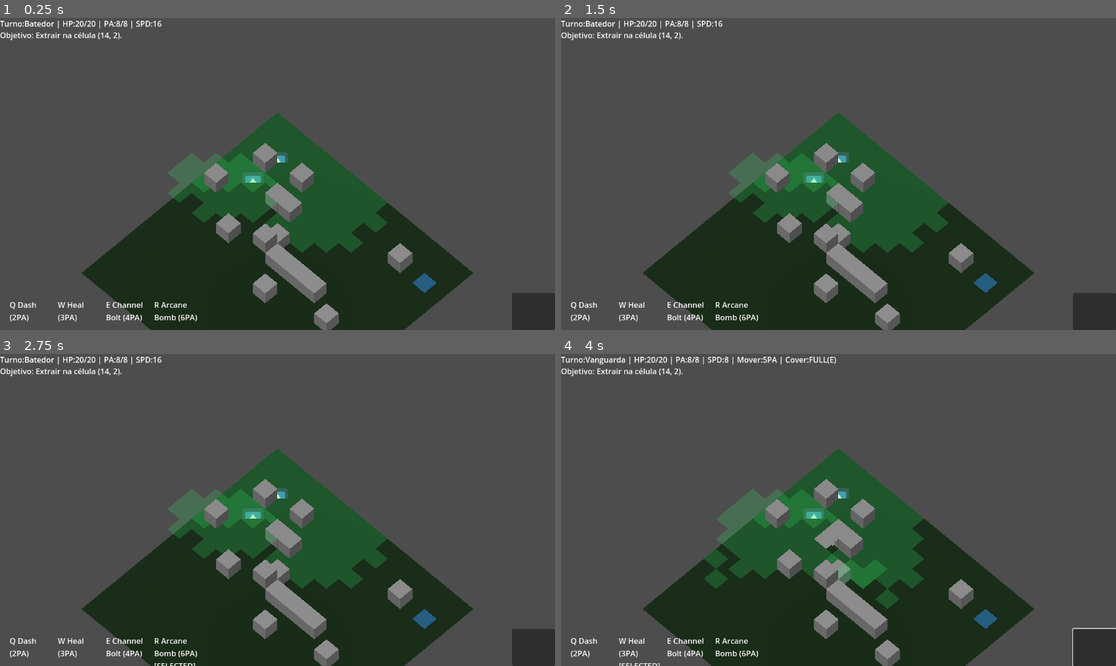
Above: before the commit, frames 1-4 (two rows, left to right).
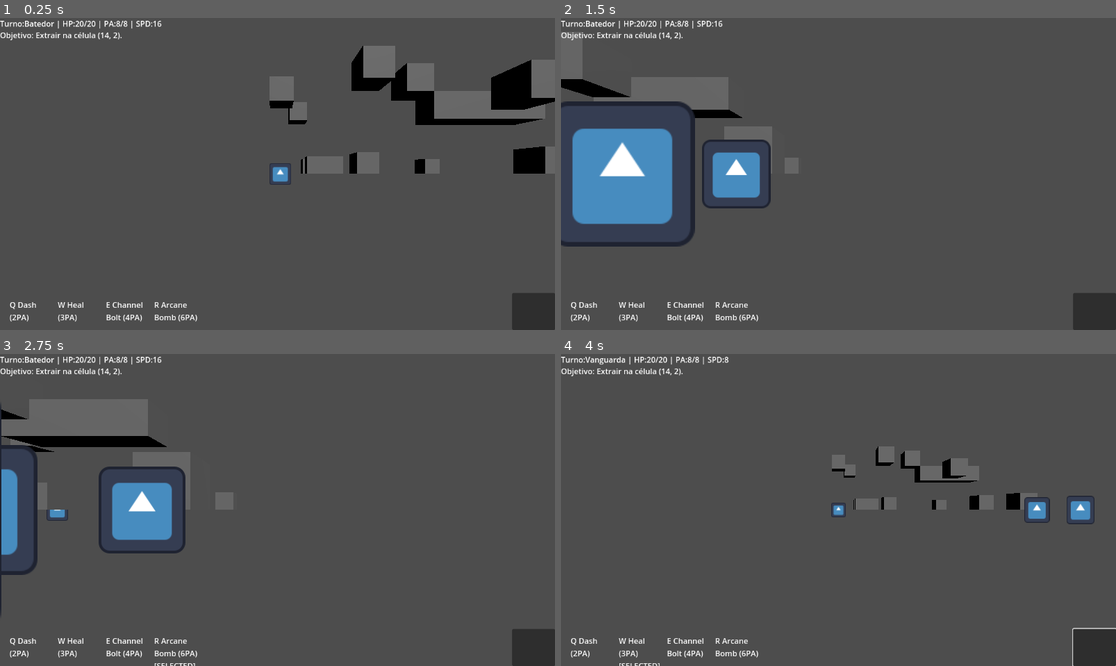
Above: after the commit, the same moments.

Repository: andrecc2507/JOGO
Game: Godot game, scene res://scene/main.tscn
Same seed, same stepped clock (60 frames per second), same inputs: the game is played once before the commit and once after it. The engine's default icon, where the game draws it, is replaced by a stand-in: a white triangle on a blue panel in a dark square.
Inputs (mouse positions are in pixels of both pictures, inside the frame that each line leads up to):
- Up to frame 1 (0.25 s): no input
- Up to frame 2 (1.5 s): tap Enter at 0.5 s; move the mouse to (960, 158) at 0.52 s; hold D 0.53-1.28 s; hold Shift 0.53-1.28 s; click (960, 158) at 0.67 s; tap Alt at 0.8, 1.35 s; move the mouse to (727, 189) at 1.27 s; hold S from 1.28 s (still down); click (727, 189) at 1.42 s
- Up to frame 3 (2.75 s): tap R at 1.55, 2.1 s; move the mouse to (333, 441) at 2.02 s; release S at 2.03 s; hold D from 2.03 s (still down); hold Shift from 2.03 s (still down); click (333, 441) at 2.17 s
- Up to frame 4 (4 s): release D at 2.75 s; release Shift at 2.75 s; click (1093, 647) at 2.75 s; move the mouse to (810, 572) at 3.52 s; hold W from 3.53 s (still down); tap Shift at 3.6 s; click (810, 572) at 3.67 s; tap Alt at 3.8 s

The runs differ from the first frame. In frame 1, 35% of the frame differs, in the area x 14-100%, y 8-100%; in frame 2, 37%, in the area x 0-86%, y 18-100%; in frame 3, 33%; in frame 4, 31%.

Commit message:
Implement RTS camera rig and markers

Diff:
--- a/scene/main.tscn
+++ b/scene/main.tscn
@@ -3,6 +3,7 @@
 [ext_resource type="Script" uid="uid://bwxsvu3nb6wwd" path="res://scripts/tactical/tactical_controller.gd" id="1_wp4xf"]
 [ext_resource type="PackedScene" uid="uid://ddrikkl464ars" path="res://scene/unit.tscn" id="2_brvut"]
 [ext_resource type="Script" uid="uid://ckgrmo052vkl6" path="res://scripts/core/TimelineManager.gd" id="3_0ha60"]
+[ext_resource type="Script" uid="uid://d2xj4h1kqj7gk" path="res://scripts/camera/camera_rig.gd" id="4_camera"]
 
 [sub_resource type="BoxShape3D" id="BoxShape3D_4j5ol"]
 size = Vector3(16, 0.2, 16)
@@ -16,20 +17,13 @@
 [node name="main" type="Node3D"]
 
 [node name="CameraRig" type="Node3D" parent="."]
-script = ExtResource("3_0ha60")
+script = ExtResource("4_camera")
 
-[node name="Yaw" type="Node3D" parent="CameraRig"]
+[node name="Pivot" type="Node3D" parent="CameraRig"]
 
-[node name="Pitch" type="Node3D" parent="CameraRig/Yaw"]
-
-[node name="SpringArm3D" type="Node3D" parent="CameraRig/Yaw/Pitch"]
-
-[node name="Camera3D" type="Camera3D" parent="CameraRig/Yaw/Pitch/SpringArm3D" groups=["main_camera"]]
-transform = Transform3D(0.7071068, -0.579228, 0.4055798, 0, 0.57357645, 0.81915206, -0.7071068, -0.579228, 0.4055798, 10, 14, 10)
-projection = 1
+[node name="Camera3D" type="Camera3D" parent="CameraRig/Pivot" groups=["main_camera"]]
+position = Vector3(0, 0, 14)
 current = true
-size = 18.0
-script = ExtResource("3_0ha60")
 
 [node name="DirectionalLight3D" type="DirectionalLight3D" parent="."]
 transform = Transform3D(0.8660254, -0.43301272, 0.24999999, 0, 0.49999997, 0.86602545, -0.5, -0.75, 0.43301266, 0, 0, 0)
--- a/scripts/camera/camera_rig.gd
+++ b/scripts/camera/camera_rig.gd
@@ -1,100 +1,150 @@
 extends Node3D
 class_name CameraRig
 
-@export var edge_margin_px: int = 18         # área sensível nas bordas
-@export var edge_pan_speed: float = 12.0     # velocidade do pan
-@export var rotate_sens: float = 0.010       # sens do giro ao arrastar
-@export var zoom_step: float = 1.2
-
+@export var pan_speed: float = 10.0
+@export var fast_pan_multiplier: float = 2.0
+@export var rotate_sensitivity: float = 0.01
+@export var zoom_step: float = 2.0
 @export var min_zoom: float = 6.0
 @export var max_zoom: float = 26.0
-@export var pitch_deg: float = -55.0         # ângulo tático
+@export var min_pitch_deg: float = -80.0
+@export var max_pitch_deg: float = -25.0
+@export var position_lerp: float = 10.0
+@export var rotation_lerp: float = 12.0
+@export var zoom_lerp: float = 10.0
+@export var edge_pan_margin_px: int = 0
+@export var edge_pan_speed: float = 12.0
 
 var _bounds_w: int = 16
 var _bounds_h: int = 16
 var _tile: float = 1.0
 
-@onready var cam: Camera3D = $Camera3D
-
-var _zoom: float = 14.0
-var _rotating := false
-
+var _target_pos: Vector3
+var _current_pos: Vector3
+var _target_yaw: float = 0.0
+var _current_yaw: float = 0.0
+var _target_pitch: float = deg_to_rad(-55.0)
+var _current_pitch: float = deg_to_rad(-55.0)
+var _target_zoom: float = 14.0
+var _current_zoom: float = 14.0
+
+var _rotating: bool = false
+var _panning: bool = false
+var _last_pan_point: Vector3
+
+var _pivot: Node3D
+var _cam: Camera3D
 
 func _ready() -> void:
-	_apply_camera()
-
-
-func set_bounds(w: int, h: int, tile_size: float) -> void:
+	_pivot = get_node_or_null("Pivot") as Node3D
+	_cam = get_node_or_null("Pivot/Camera3D") as Camera3D
+
+	if _pivot == null:
+		_pivot = Node3D.new()
+		_pivot.name = "Pivot"
+		add_child(_pivot)
+
+	if _cam == null:
+		_cam = get_node_or_null("Camera3D") as Camera3D
+		if _cam == null:
+			_cam = find_child("Camera3D", true, false) as Camera3D
+
+	if _cam != null and _cam.get_parent() != _pivot:
+		var old_global = _cam.global_transform
+		_cam.get_parent().remove_child(_cam)
+		_pivot.add_child(_cam)
+		_cam.global_transform = old_global
+
+	_target_pos = global_position
+	_current_pos = global_position
+	_current_yaw = rotation.y
+	_target_yaw = rotation.y
+	_current_pitch = _pivot.rotation.x
+	_target_pitch = _pivot.rotation.x
+
+	if _cam != null:
+		_current_zoom = _cam.position.z
+		_target_zoom = _current_zoom
+
+	_apply_transform(true)
+
+func set_bounds(w: int, h: int, cell_size: float) -> void:
 	_bounds_w = w
 	_bounds_h = h
-	_tile = tile_size
-	_clamp_to_bounds()
-
-
-func center_on_world(p: Vector3) -> void:
-	global_position.x = p.x
-	global_position.z = p.z
-	_clamp_to_bounds()
-
+	_tile = cell_size
+	_target_pos = _clamp_to_bounds(_target_pos)
+	_current_pos = _clamp_to_bounds(_current_pos)
+
+func center_on_world(pos: Vector3) -> void:
+	_target_pos.x = pos.x
+	_target_pos.z = pos.z
+	_target_pos = _clamp_to_bounds(_target_pos)
 
 func _unhandled_input(event: InputEvent) -> void:
-	if cam == null:
-		return
-
-	# Zoom: scroll
-	if event is InputEventMouseButton and event.pressed:
-		if event.button_index == MOUSE_BUTTON_WHEEL_UP:
-			_zoom = clamp(_zoom - zoom_step, min_zoom, max_zoom)
-			_apply_camera()
-		elif event.button_index == MOUSE_BUTTON_WHEEL_DOWN:
-			_zoom = clamp(_zoom + zoom_step, min_zoom, max_zoom)
-			_apply_camera()
-
-		# Segurar MMB para girar
-		if event.button_index == MOUSE_BUTTON_MIDDLE:
-			_rotating = true
-
-	# Soltar MMB para parar giro
-	if event is InputEventMouseButton and not event.pressed:
-		if event.button_index == MOUSE_BUTTON_MIDDLE:
-			_rotating = false
-
-	# Giro: arrastar com MMB segurado
+	if _cam == null:
+		return
+
+	if event is InputEventMouseButton:
+		if event.pressed:
+			if event.button_index == MOUSE_BUTTON_WHEEL_UP:
+				_target_zoom = clamp(_target_zoom - zoom_step, min_zoom, max_zoom)
+			elif event.button_index == MOUSE_BUTTON_WHEEL_DOWN:
+				_target_zoom = clamp(_target_zoom + zoom_step, min_zoom, max_zoom)
+			elif event.button_index == MOUSE_BUTTON_RIGHT:
+				_rotating = true
+			elif event.button_index == MOUSE_BUTTON_MIDDLE:
+				_panning = true
+				_last_pan_point = _get_ground_point(get_viewport().get_mouse_position())
+		else:
+			if event.button_index == MOUSE_BUTTON_RIGHT:
+				_rotating = false
+			elif event.button_index == MOUSE_BUTTON_MIDDLE:
+				_panning = false
+
 	if event is InputEventMouseMotion:
 		if _rotating:
-			rotation.y -= event.relative.x * rotate_sens
-			_apply_camera()
-
+			_target_yaw -= event.relative.x * rotate_sensitivity
+			_target_pitch = clamp(_target_pitch - event.relative.y * rotate_sensitivity, deg_to_rad(min_pitch_deg), deg_to_rad(max_pitch_deg))
+		if _panning:
+			var current_point = _get_ground_point(event.position)
+			if current_point != null and _last_pan_point != null:
+				var delta = _last_pan_point - current_point
+				_target_pos += Vector3(delta.x, 0.0, delta.z)
+				_target_pos = _clamp_to_bounds(_target_pos)
+				_last_pan_point = current_point
 
 func _process(delta: float) -> void:
-	_edge_pan(delta)
-
-
-func _edge_pan(delta: float) -> void:
-	var vp := get_viewport()
-	var size := vp.get_visible_rect().size
-	var mp := vp.get_mouse_position()
-
+	if _cam == null:
+		return
+
+	_handle_keyboard_pan(delta)
+	_handle_edge_pan(delta)
+
+	_current_pos = _current_pos.lerp(_target_pos, 1.0 - exp(-position_lerp * delta))
+	_current_yaw = lerp_angle(_current_yaw, _target_yaw, 1.0 - exp(-rotation_lerp * delta))
+	_current_pitch = lerp_angle(_current_pitch, _target_pitch, 1.0 - exp(-rotation_lerp * delta))
+	_current_zoom = lerp(_current_zoom, _target_zoom, 1.0 - exp(-zoom_lerp * delta))
+
+	_apply_transform(false)
+
+func _handle_keyboard_pan(delta: float) -> void:
 	var dx := 0.0
 	var dz := 0.0
 
-	if mp.x <= edge_margin_px:
+	if Input.is_key_pressed(KEY_W) or Input.is_key_pressed(KEY_UP):
+		dz -= 1.0
+	if Input.is_key_pressed(KEY_S) or Input.is_key_pressed(KEY_DOWN):
+		dz += 1.0
+	if Input.is_key_pressed(KEY_A) or Input.is_key_pressed(KEY_LEFT):
 		dx -= 1.0
-	elif mp.x >= size.x - edge_margin_px:
+	if Input.is_key_pressed(KEY_D) or Input.is_key_pressed(KEY_RIGHT):
 		dx += 1.0
 
-	if mp.y <= edge_margin_px:
-		dz -= 1.0
-	elif mp.y >= size.y - edge_margin_px:
-		dz += 1.0
-
 	if dx == 0.0 and dz == 0.0:
 		return
 
-	# movimento relativo ao yaw do rig
 	var right := global_transform.basis.x
 	var forward := -global_transform.basis.z
-
 	right.y = 0.0
 	forward.y = 0.0
 	right = right.normalized()
@@ -102,31 +152,75 @@
 
 	var move := (right * dx + forward * dz)
 	if move.length() > 0.0:
-		move = move.normalized() * edge_pan_speed * delta
-
-	global_position += Vector3(move.x, 0.0, move.z)
-	_clamp_to_bounds()
-
-
-func _apply_camera() -> void:
-	cam.position = Vector3(0.0, _zoom, _zoom)
-	cam.rotation_degrees.x = pitch_deg
-	cam.look_at(global_position, Vector3.UP)
-
-
-func _clamp_to_bounds() -> void:
+		move = move.normalized()
+	var speed = pan_speed * (fast_pan_multiplier if Input.is_key_pressed(KEY_SHIFT) else 1.0)
+	_target_pos += Vector3(move.x, 0.0, move.z) * speed * delta
+	_target_pos = _clamp_to_bounds(_target_pos)
+
+func _handle_edge_pan(delta: float) -> void:
+	if edge_pan_margin_px <= 0:
+		return
+	var vp := get_viewport()
+	var size := vp.get_visible_rect().size
+	var mp := vp.get_mouse_position()
+
+	var dx := 0.0
+	var dz := 0.0
+
+	if mp.x <= edge_pan_margin_px:
+		dx -= 1.0
+	elif mp.x >= size.x - edge_pan_margin_px:
+		dx += 1.0
+
+	if mp.y <= edge_pan_margin_px:
+		dz -= 1.0
+	elif mp.y >= size.y - edge_pan_margin_px:
+		dz += 1.0
+
+	if dx == 0.0 and dz == 0.0:
+		return
+
+	var right := global_transform.basis.x
+	var forward := -global_transform.basis.z
+	right.y = 0.0
+	forward.y = 0.0
+	right = right.normalized()
+	forward = forward.normalized()
+
+	var move := (right * dx + forward * dz)
+	if move.length() > 0.0:
+		move = move.normalized()
+	_target_pos += Vector3(move.x, 0.0, move.z) * edge_pan_speed * delta
+	_target_pos = _clamp_to_bounds(_target_pos)
+
+func _apply_transform(immediate: bool) -> void:
+	if immediate:
+		global_position = _target_pos
+		rotation.y = _target_yaw
+		_pivot.rotation.x = _target_pitch
+		if _cam != null:
+			_cam.position = Vector3(0.0, 0.0, _target_zoom)
+	else:
+		global_position = _current_pos
+		rotation.y = _current_yaw
+		_pivot.rotation.x = _current_pitch
+		if _cam != null:
+			_cam.position = Vector3(0.0, 0.0, _current_zoom)
+
+func _clamp_to_bounds(pos: Vector3) -> Vector3:
 	var minx = 0.5 * _tile
 	var minz = 0.5 * _tile
 	var maxx = float(_bounds_w) * _tile - 0.5 * _tile
 	var maxz = float(_bounds_h) * _tile - 0.5 * _tile
-	global_position.x = clamp(global_position.x, minx, maxx)
-	global_position.z = clamp(global_position.z, minz, maxz)
-
-# iniciar rotação também com ALT + LMB
-if event is InputEventMouseButton and event.pressed:
-	if event.button_index == MOUSE_BUTTON_LEFT and Input.is_key_pressed(KEY_ALT):
-		_rotating = true
-
-if event is InputEventMouseButton and not event.pressed:
-	if event.button_index == MOUSE_BUTTON_LEFT:
-		_rotating = false
+	pos.x = clamp(pos.x, minx, maxx)
+	pos.z = clamp(pos.z, minz, maxz)
+	return pos
+
+func _get_ground_point(screen_pos: Vector2) -> Variant:
+	if _cam == null:
+		return null
+	var plane = Plane(Vector3.UP, 0.0)
+	var from = _cam.project_ray_origin(screen_pos)
+	var dir = _cam.project_ray_normal(screen_pos)
+	var hit = plane.intersects_ray(from, dir)
+	return hit
--- a/scripts/tactical/tactical_controller.gd
+++ b/scripts/tactical/tactical_controller.gd
@@ -24,6 +24,7 @@
 @onready var result_panel: Control = get_node_or_null("../UI/ResultPanel")
 @onready var result_label: Label = get_node_or_null("../UI/ResultPanel/ResultLabel")
 @onready var next_mission_btn: Button = get_node_or_null("../UI/ResultPanel/NextMissionButton")
+@onready var _cam: Camera3D = get_node_or_null("../CameraRig/Camera3D") as Camera3D
 
 var grid: GridData
 var player_units: Array[Unit] = []
@@ -52,6 +53,10 @@
 var hover_tile: MeshInstance3D
 var cover_indicator: MeshInstance3D
 var extract_marker: MeshInstance3D
+var active_ring: MeshInstance3D
+var target_ring: MeshInstance3D
+var _active_ring_mat: StandardMaterial3D
+var _target_ring_mat: StandardMaterial3D
 
 # Obstacles visuals
 var obstacle_mesh := {} # Dictionary {Vector2i: MeshInstance3D}
@@ -91,6 +96,8 @@
 	_ensure_los_visuals()
 	_ensure_hotbar_ui()
 	_ensure_objective_marker()
+	if _cam == null:
+		_cam = get_node_or_null("../CameraRig/Pivot/Camera3D") as Camera3D
 
 	# camera bounds
 	var camrig = get_node_or_null("../CameraRig")
@@ -268,6 +275,8 @@
 	if camrig and camrig.has_method("center_on_world"):
 		camrig.center_on_world(u.global_position)
 
+	_update_active_ring(u)
+
 	_check_mission_status()
 
 func _process(delta: float) -> void:
@@ -283,7 +292,13 @@
 		cover_indicator.visible = false
 		_hide_los_visuals()
 		_clear_aoe_preview()
-		return
+		if active_ring:
+			active_ring.visible = false
+		if target_ring:
+			target_ring.visible = false
+		return
+
+	_update_active_ring(act)
 
 	# Enemy turn
 	if act.team == 1:
@@ -291,6 +306,8 @@
 		cover_indicator.visible = false
 		_hide_los_visuals()
 		_clear_aoe_preview()
+		if target_ring:
+			target_ring.visible = false
 		if not _enemy_acted_for_turn:
 			_enemy_acted_for_turn = true
 			_tactical_ai.take_turn(self, act)
@@ -313,11 +330,13 @@
 		_hide_los_visuals()
 		_clear_aoe_preview()
 		_refresh_ui(act, Vector2i(-999, -999), null, null)
+		_update_target_ring(act, Vector2i(-999, -999))
 		return
 
 	var raw_cell: Vector2i = grid.world_to_cell(hit.position)
 	var snapped_cell = _compute_snap_cell(act, raw_cell)
 	_hover_snap = snapped_cell
+	var target_cell = snapped_cell if _reach_cost.has(snapped_cell) else raw_cell
 
 	if _reach_cost.has(snapped_cell):
 		hover_tile.visible = true
@@ -350,6 +369,8 @@
 		_hide_los_visuals()
 		_clear_aoe_preview()
 		_refresh_ui(act, Vector2i(-999, -999), null, null)
+
+	_update_target_ring(act, target_cell)
 
 func _unhandled_input(event: InputEvent) -> void:
 	if not mission_active:
@@ -638,18 +659,12 @@
 # ---------------- Raycast ----------------
 
 func _raycast_to_board():
-	var cam: Camera3D = get_viewport().get_camera_3d()
-
-	# fallback: seu path real no scene tree
-	if cam == null:
-		cam = get_node_or_null("../CameraRig/Yaw/Pitch/SpringArm3D/Camera3D") as Camera3D
-
-	if cam == null:
+	if _cam == null:
 		return null
 
 	var mp = get_viewport().get_mouse_position()
-	var from = cam.project_ray_origin(mp)
-	var dir = cam.project_ray_normal(mp)
+	var from = _cam.project_ray_origin(mp)
+	var dir = _cam.project_ray_normal(mp)
 	var to = from + dir * 200.0
 
 	var space = get_world_3d().direct_space_state
@@ -932,6 +947,79 @@
 	var aq := QuadMesh.new()
 	aq.size = Vector2(1.0, 1.0)
 	aoe_preview_mm.mesh = aq
+
+	_ensure_ring_markers()
+
+func _ensure_ring_markers() -> void:
+	active_ring = MeshInstance3D.new()
+	active_ring.name = "ActiveRing"
+	add_child(active_ring)
+	active_ring.mesh = _make_ring_mesh()
+	_active_ring_mat = _make_ring_material(Color(0.2, 0.8, 1.0, 0.6))
+	active_ring.material_override = _active_ring_mat
+	active_ring.visible = false
+	active_ring.rotation = Vector3(-PI/2, 0, 0)
+
+	target_ring = MeshInstance3D.new()
+	target_ring.name = "TargetRing"
+	add_child(target_ring)
+	target_ring.mesh = _make_ring_mesh()
+	_target_ring_mat = _make_ring_material(Color(1.0, 0.65, 0.2, 0.6))
+	target_ring.material_override = _target_ring_mat
+	target_ring.visible = false
+	target_ring.rotation = Vector3(-PI/2, 0, 0)
+
+func _make_ring_mesh() -> Mesh:
+	var cyl := CylinderMesh.new()
+	cyl.top_radius = 0.48
+	cyl.bottom_radius = 0.48
+	cyl.height = 0.02
+	cyl.radial_segments = 32
+	return cyl
+
+func _make_ring_material(color: Color) -> StandardMaterial3D:
+	var mat := StandardMaterial3D.new()
+	mat.shading_mode = BaseMaterial3D.SHADING_MODE_UNSHADED
+	mat.transparency = BaseMaterial3D.TRANSPARENCY_ALPHA
+	mat.albedo_color = color
+	mat.emission_enabled = true
+	mat.emission = Color(color.r, color.g, color.b)
+	return mat
+
+func _update_active_ring(unit: Unit) -> void:
+	if active_ring == null or unit == null:
+		return
+	var ring_color = Color(0.2, 0.8, 1.0, 0.65)
+	if unit.team == 1:
+		ring_color = Color(1.0, 0.2, 0.2, 0.65)
+	_active_ring_mat.albedo_color = ring_color
+	_active_ring_mat.emission = Color(ring_color.r, ring_color.g, ring_color.b)
+	active_ring.visible = true
+	active_ring.global_position = Vector3(unit.global_position.x, 0.02, unit.global_position.z)
+
+func _update_target_ring(act: Unit, cell: Vector2i) -> void:
+	if target_ring == null:
+		return
+	if act == null:
+		target_ring.visible = false
+		return
+	if cell.x < 0 or cell.y < 0 or cell.x >= map_w or cell.y >= map_h:
+		target_ring.visible = false
+		return
+
+	var show_target = false
+	if action_mode == ActionMode.SHOOT:
+		show_target = _unit_at_cell(cell, 1) != null
+	elif action_mode == ActionMode.ABILITY and not _selected_ability.is_empty():
+		show_target = true
+
+	if not show_target:
+		target_ring.visible = false
+		return
+
+	var wpos = grid.cell_to_world(cell.x, cell.y)
+	target_ring.visible = true
+	target_ring.global_position = wpos + Vector3(0, 0.02, 0)
 
 func _build_reach_overlay(costs: Dictionary) -> void:
 	var keys = costs.keys()
